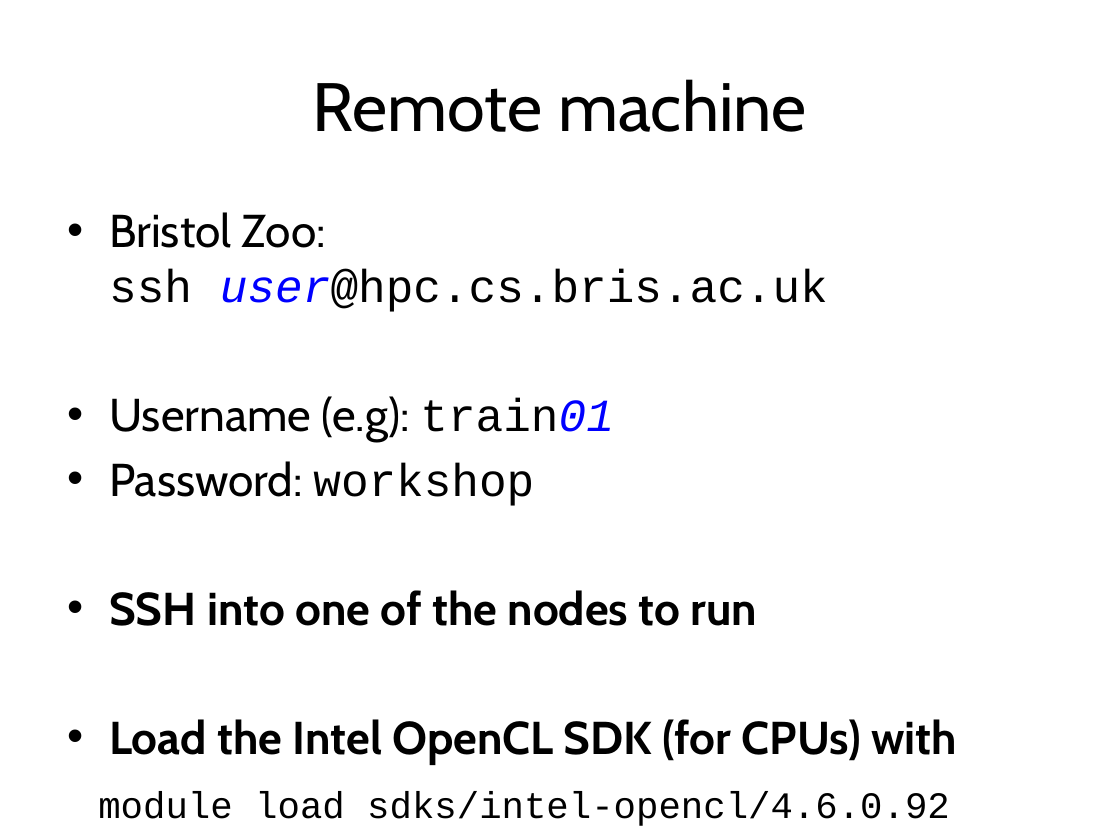
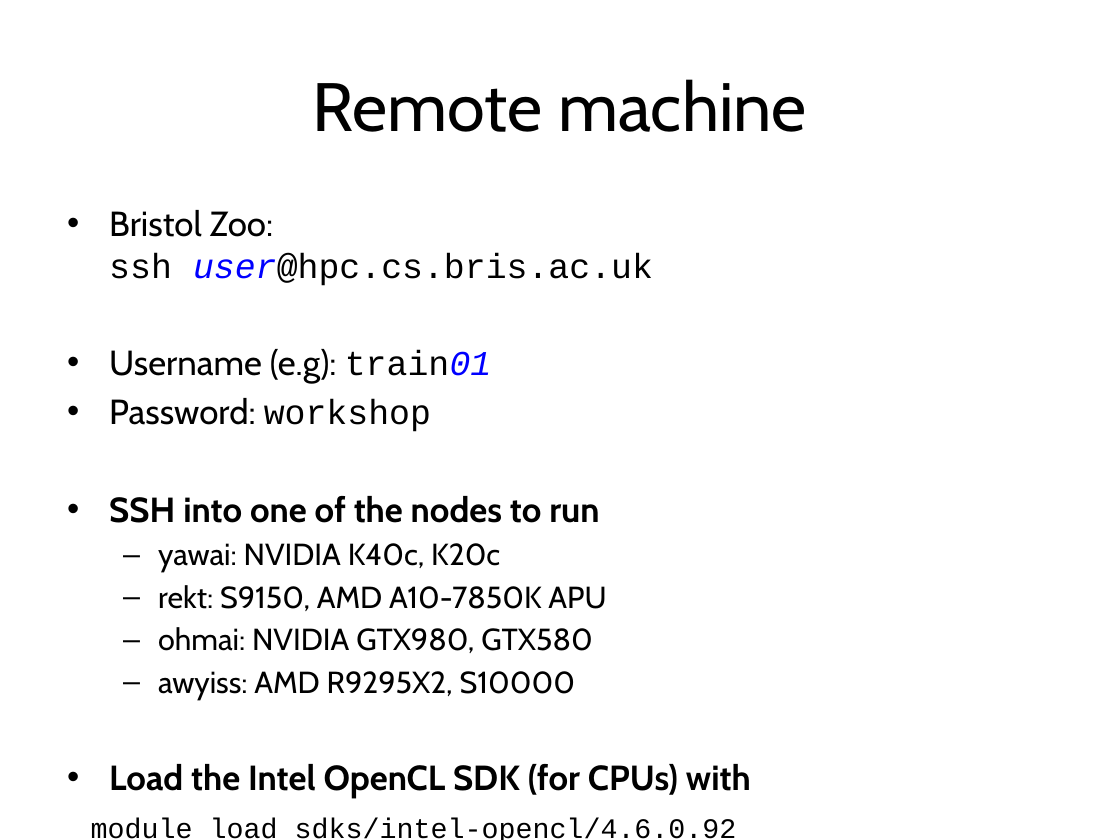
Before and after one commit to UoB-HPC/opencl-training-code, a slide deck: slide 5 of slides/advanced_intro.pptx. Drawn at 1120x840 pixels with LibreOffice and Linux fonts; fonts in the diff are those of the drawing. Boxes give left, top, right and bottom in pixels: in the first picture for what was removed or moved away, otherwise in the second. Text is boxed around its words. In the diff, an @@ line names an element or a change of style, - is before the commit and + after.

Commit message:
Add list of zoo nodes to intro slide

```diff
--- a/slides/advanced_intro.pptx
+++ b/slides/advanced_intro.pptx
@@ text at (91,210,751,840): size 29.6 to 22.4 pt in "Bristol Zoo: ssh user@hpc.cs.bris.ac.uk", "Username (e.g): train01", "Password: workshop", "SSH into one of the nodes to ..." and 1 more places; size 24.1 to 18.2 pt in "module load sdks/intel-opencl/4.6.0.92"; less space between paragraphs @@
@@ text at (158,543,606,700): paragraphs added @@
+  – yawai: NVIDIA K40c, K20c
+  – rekt: S9150, AMD A10-7850K APU
+  – ohmai: NVIDIA GTX980, GTX580
+  – awyiss: AMD R9295X2, S10000
```
